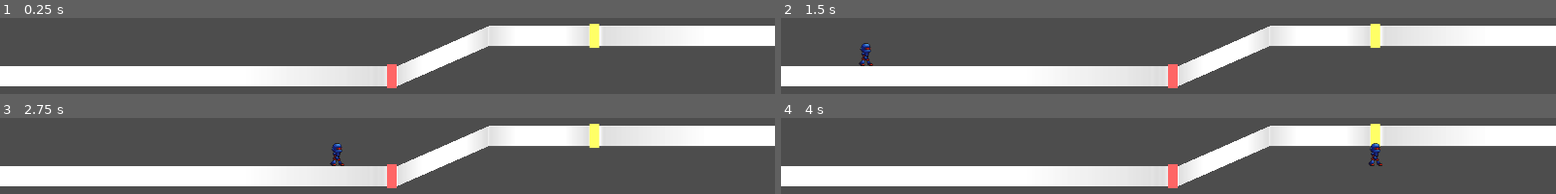
Above: before the commit, frames 1-4 (two rows, left to right).
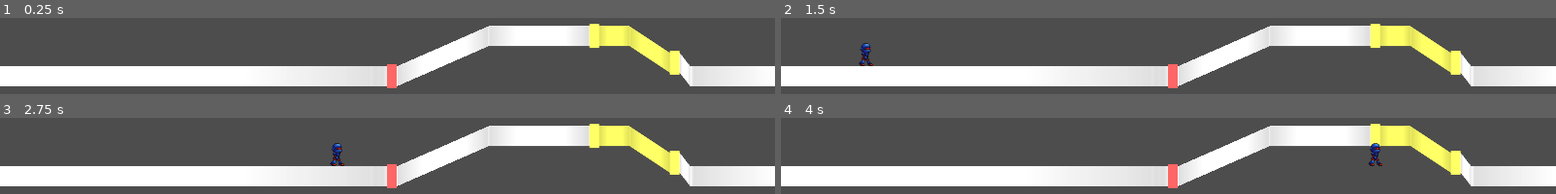
Above: after the commit, the same moments.

Repository: junu192857/Vexatonic-dash-2
Game: Godot game, scene res://Scenes/RhythmScene.tscn
Two runs of this game, one before a commit and one after it. Both use one fixed random seed, a clock stepped at 60 frames per second and the inputs below. Sound files missing from this copy of the repository are replaced by a short silence.
Inputs:
- Up to frame 1 (0.25 s): no input
- Up to frame 2 (1.5 s): tap Enter at 0.5 s; hold A (a) 0.53-1.28 s; tap D (d) at 0.8, 1.35 s; tap Space at 1.25 s
- Up to frame 3 (2.75 s): tap K (k) at 1.55 s; hold K (k) from 2.03 s (still down); tap L (l) at 2.3 s
- Up to frame 4 (4 s): release K (k) at 2.78 s; tap L (l) at 2.85 s; tap S (s) at 3.05 s; hold S (s) from 3.53 s (still down); tap A (a) at 3.8 s

The runs differ from the first frame. In frame 1, 11% of the frame differs, in the area x 77-100%, y 10-90%; in frame 2, 11%; in frame 3, 11%; in frame 4, 11%.

Commit message:
레인의 마지막 Connector 높이 버그 수정
제발좀제대로동작해라

Diff:
--- a/vexatonic-dash-2/Charts/test.csv
+++ b/vexatonic-dash-2/Charts/test.csv
@@ -1,6 +1,6 @@
 # time  color  type  end_time  lane
 0 0 0 0 0
-1000 2 0 0 0
+1000 2 1 1400 0
 
 # lane information: 오직 꺾이는 부분에 대한 정보만 가지고 있음.
 # LANE index
@@ -8,14 +8,18 @@
 # 관절_time 관절_height
 # ....
 # lane_end_time lane_end_height
+# END
 
 LANE 0
 0 0
 500 100
-3000 100
+1200 100
+1500 0
+3000 0
 END
 
 LANE 1
-3000 300
-8000 300
+700 100
+1000 -200
+4000 -200
 END
--- a/vexatonic-dash-2/Scripts/RhythmManager.gd
+++ b/vexatonic-dash-2/Scripts/RhythmManager.gd
@@ -126,9 +126,10 @@
 	if (!lane.notes.is_empty()):
 		var last_note_time = lane.notes[-1].data.end_time #find last note or marker
 		if lane.keyframes[-1].x - last_note_time > Setting.time_per_note_width:
-			var final_connector = place_connector(-1, last_note_time + Setting.time_per_note_width, lane.keyframes[-1].x, lane.lane_index, true)
-			lane.notes[1].add_child(final_connector)
-			final_connector.position = Vector2(Setting.NOTE_WIDTH, 0)
+			var connector_time = last_note_time + Setting.time_per_note_width
+			var final_connector = place_connector(-1, connector_time, lane.keyframes[-1].x, lane.lane_index, true)
+			add_child(final_connector)
+			final_connector.position = Vector2(Setting.get_posx_from_time(connector_time), -lane.get_height(last_note_time))
 
 func assign_note(note: Note):
 	var lane = Lane.find_lane(lanes, note.data.lane)
